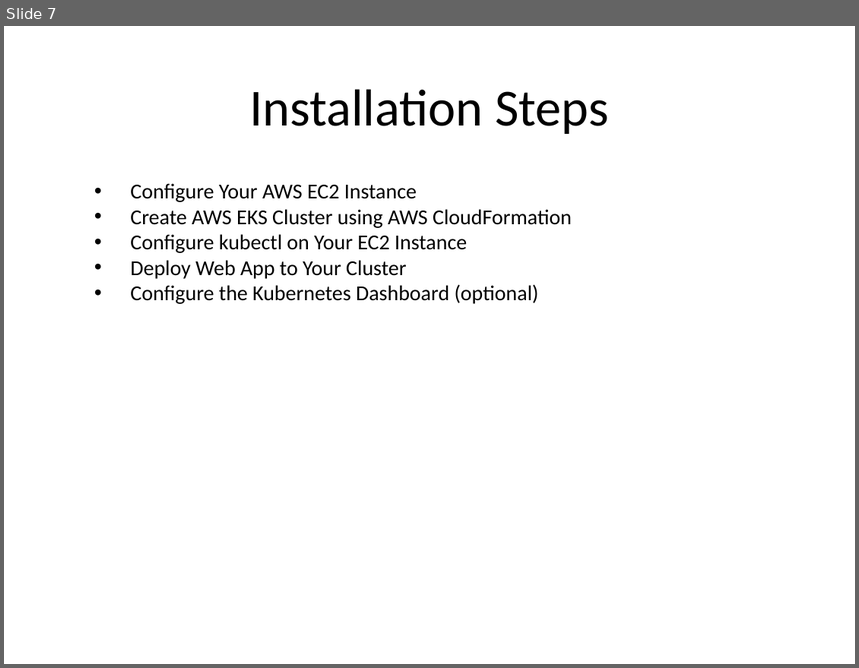
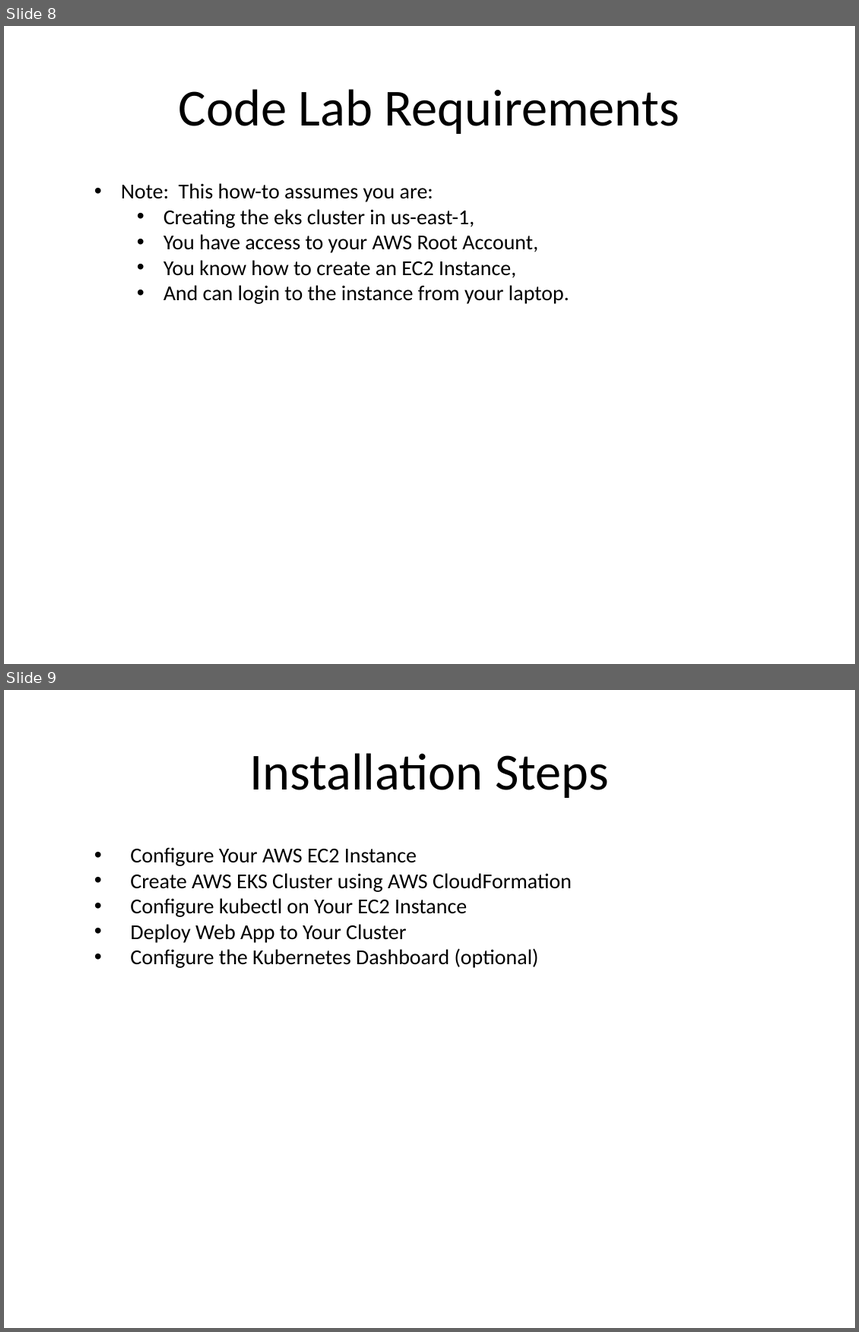
Before and after one commit to kskalvar/aws-eks-cluster-quickstart, a slide deck: slides/DevFestDC-AWS-EKS-Cluster-Quickstart.pptx. Shown one above the other, each under a label of ours: slide 7 before the commit, slides 8 and 9 after it. The pictures are 859x668 and 859x1332 pixels, drawn with LibreOffice and Linux fonts; fonts in the diff are those of the drawing; background and template pictures are left out. Boxes give left, top, right and bottom in pixels: in the first picture for what was removed or moved away, otherwise in the second. Text is boxed around its words. In the diff, an @@ line names an element or a change of style, - is before the commit and + after.

Commit message:
Update DevFest DC AWS EKS Cluster QuickStart slides

```diff
--- a/slides/DevFestDC-AWS-EKS-Cluster-Quickstart.pptx
+++ b/slides/DevFestDC-AWS-EKS-Cluster-Quickstart.pptx
@@ slide 8 added at [4, 26, 855, 664], background #FFFFFF @@
@@ title added at [179, 89, 680, 134], 44 pt, text #000000 @@
+Code Lab Requirements
@@ text added at [121, 183, 569, 304], 18 pt, text #000000 @@
+• Note: This how-to assumes you are:
+  • Creating the eks cluster in us-east-1,
+  • You have access to your AWS Root Account,
+  • You know how to create an EC2 Instance,
+  • And can login to the instance from your laptop.
@@ what was slide 7 is now slide 9 @@
```
Also in this commit, not shown: 1 slide changed, 1 other slide added.
